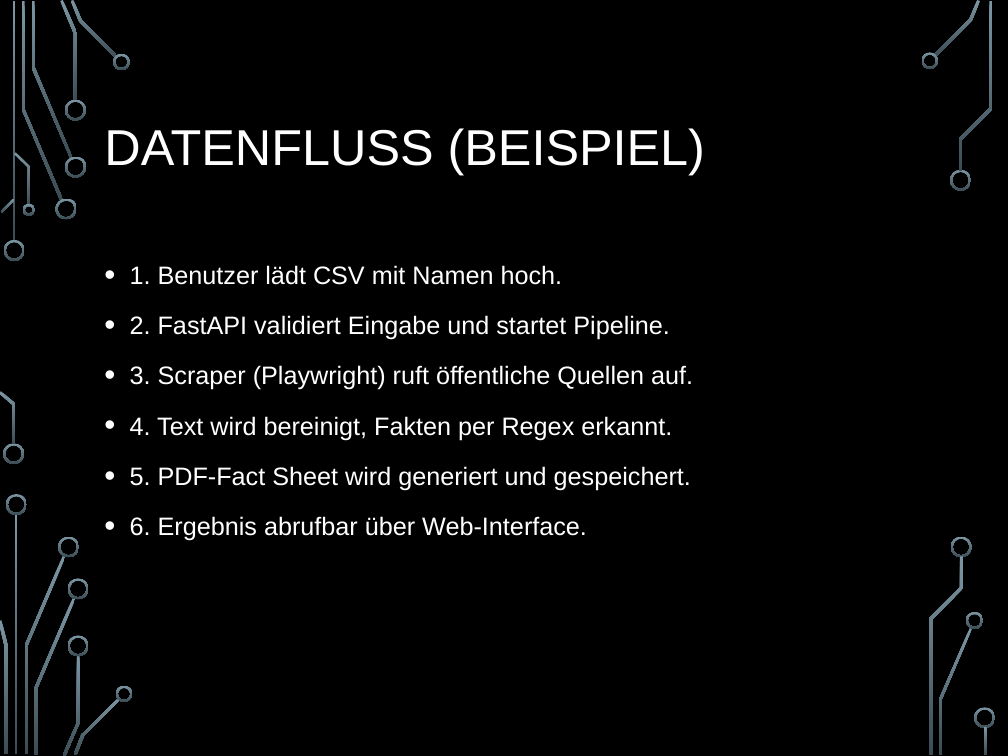
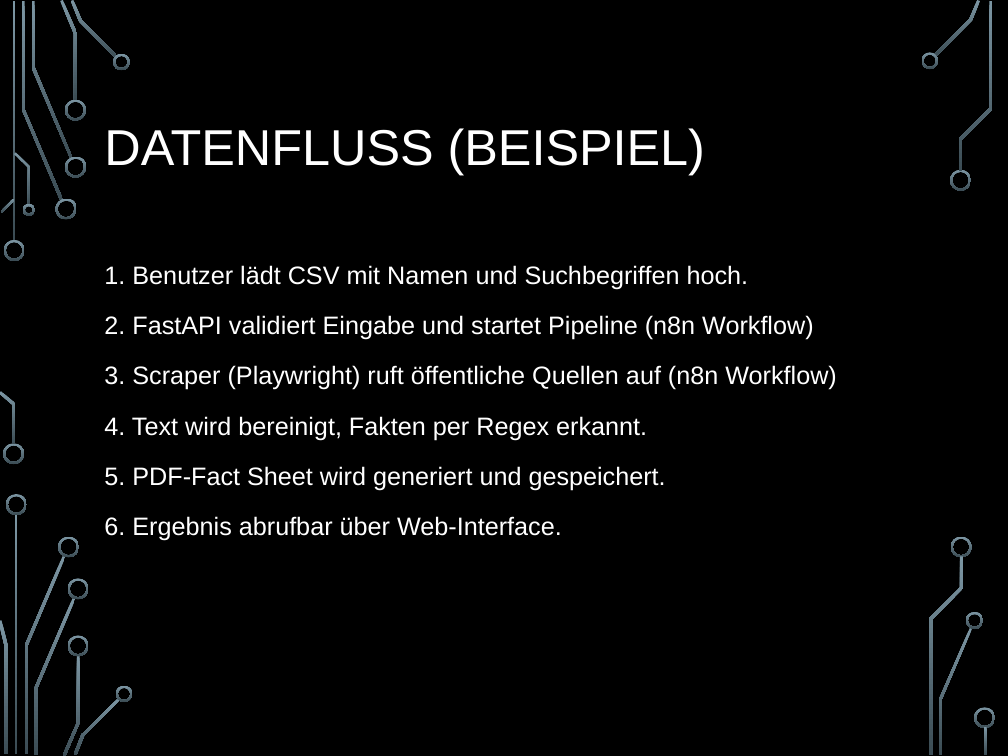
Before and after one commit to jodsals/LookUpAI, a slide deck: slide 7 of Dokumente/LookUpAI_Milestone1_Praesentation.pptx. Drawn at 1008x756 pixels with LibreOffice and Linux fonts; fonts in the diff are those of the drawing; background and template pictures are left out. Boxes give left, top, right and bottom in pixels: in the first picture for what was removed or moved away, otherwise in the second. Text is boxed around its words. In the diff, an @@ line names an element or a change of style, - is before the commit and + after.

Commit message:
präsentation milestone 1 aktualisiert

```diff
--- a/Dokumente/LookUpAI_Milestone1_Praesentation.pptx
+++ b/Dokumente/LookUpAI_Milestone1_Praesentation.pptx
@@ text at (104, 265, 836, 390): text changed @@
-• 1. Benutzer lädt CSV mit Namen hoch.
-• 2. FastAPI validiert Eingabe und startet Pipeline.
-• 3. Scraper (Playwright) ruft öffentliche Quellen auf.
+1. Benutzer lädt CSV mit Namen und Suchbegriffen hoch.
+2. FastAPI validiert Eingabe und startet Pipeline (n8n Workflow)
+3. Scraper (Playwright) ruft öffentliche Quellen auf (n8n Workflow)
@@ text at (104, 416, 666, 541): bullet • to none @@
```
Also in this commit, not shown: 1 other file.
